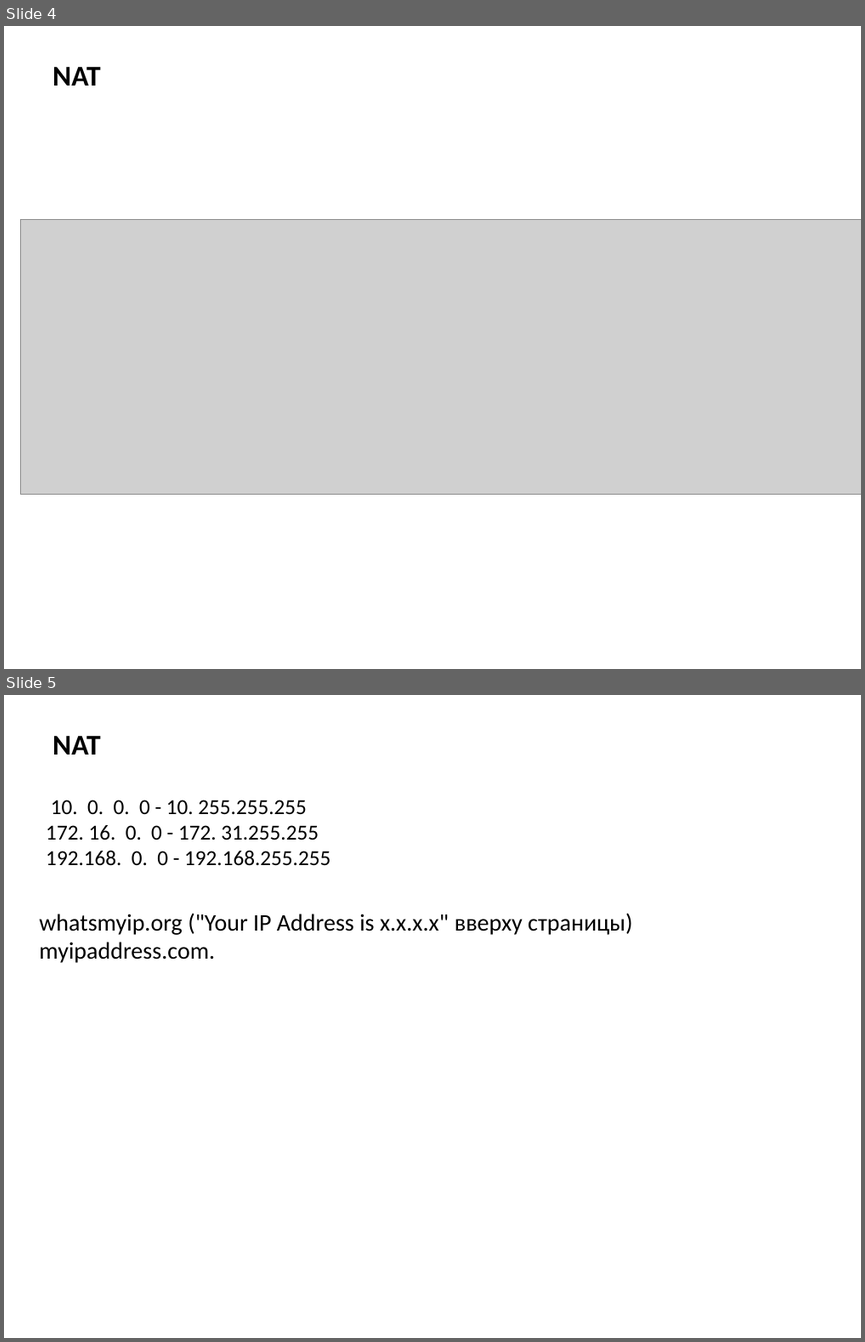
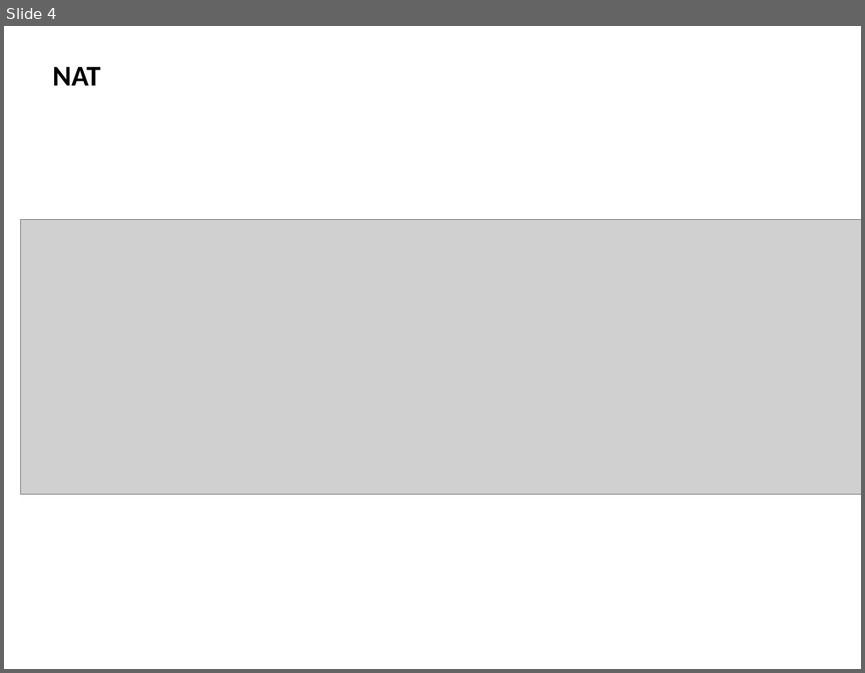
Before and after one commit to asc0ltato/PSP-5sem, a slide deck: Доп инфа/NAT.pptx. Shown one above the other, each under a label of ours: slides 4 and 5 before the commit, slide 4 after it. The pictures are 865x1342 and 865x673 pixels, drawn with LibreOffice and Linux fonts; fonts in the diff are those of the drawing; grey boxes stand for pictures. Boxes give left, top, right and bottom in pixels: in the first picture for what was removed or moved away, otherwise in the second. Text is boxed around its words. In the diff, an @@ line names an element or a change of style, - is before the commit and + after.

```diff
--- a/Доп инфа/NAT.pptx
+++ b/Доп инфа/NAT.pptx
@@ slide 5 removed at bbox=[4, 695, 861, 1338], background #FFFFFF @@
@@ text removed at bbox=[52, 736, 101, 755] @@
-NAT
@@ text removed at bbox=[46, 800, 330, 866] @@
-10. 0. 0. 0 - 10. 255.255.255
-172. 16. 0. 0 - 172. 31.255.255
-192.168. 0. 0 - 192.168.255.255
@@ text removed at bbox=[39, 913, 632, 963] @@
-whatsmyip.org ("Your IP Address is x.x.x.x" вверху страницы) myipaddress.com.
```
Also in this commit, not shown: 21 other files.
